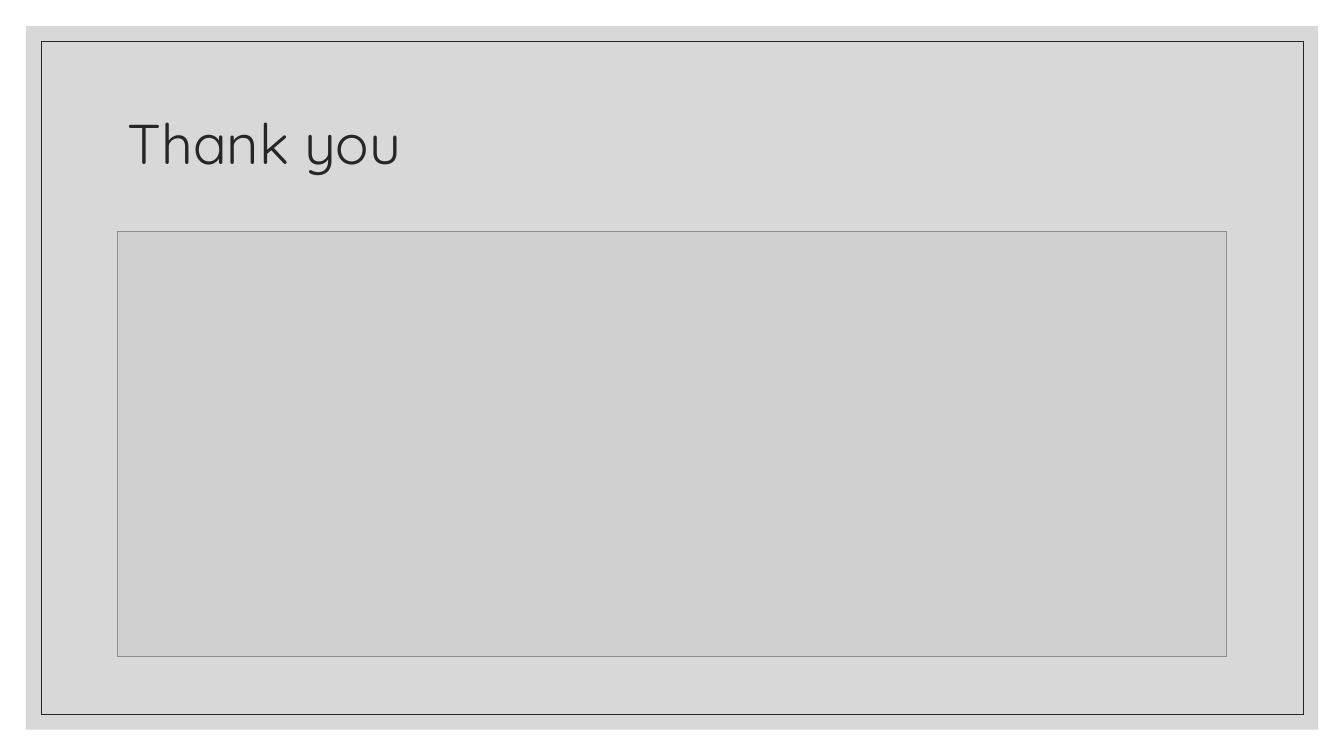
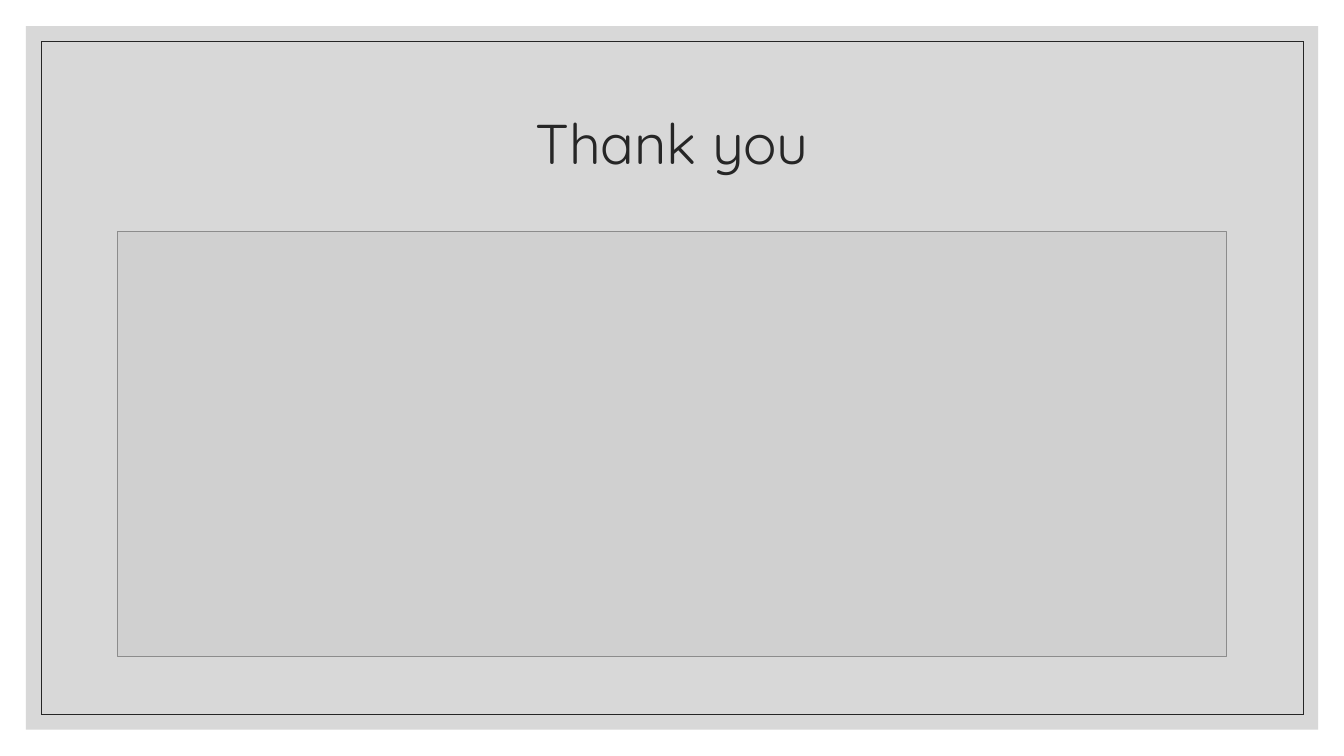
Before and after one commit to JeniLam/Spotify-Dashboard, a slide deck: slide 9 of gOGOGAGA.pptx (slide 8 before the commit). Drawn at 1344x756 pixels with LibreOffice and Linux fonts; fonts in the diff are those of the drawing; grey boxes stand for pictures. Boxes give left, top, right and bottom in pixels: in the first picture for what was removed or moved away, otherwise in the second. Text is boxed around its words. In the diff, an @@ line names an element or a change of style, - is before the commit and + after.

```diff
--- a/gOGOGAGA.pptx
+++ b/gOGOGAGA.pptx
@@ title "Thank you" at [535, 122, 809, 175]: alignment left to centre @@
```
Also in this commit, not shown: 4 other slides changed, 1 slide added, 3 other files.
